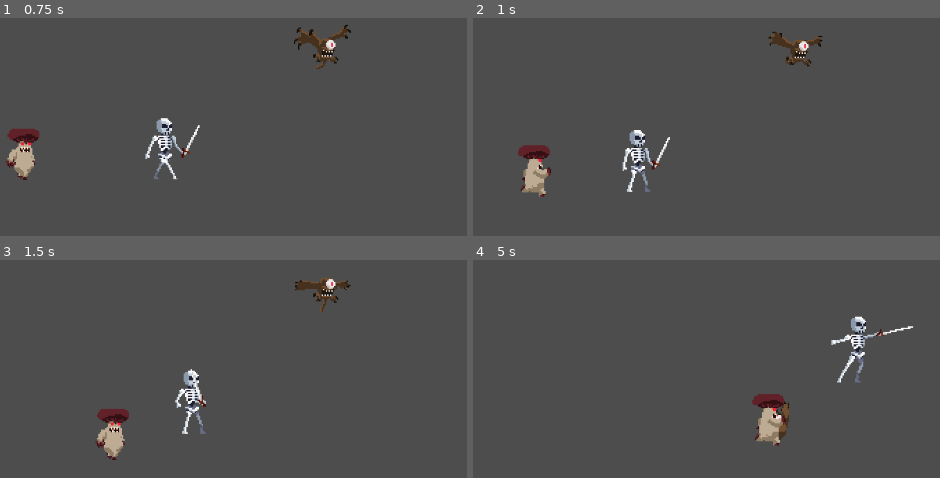
Above: before the commit, frames 1-4 (two rows, left to right).
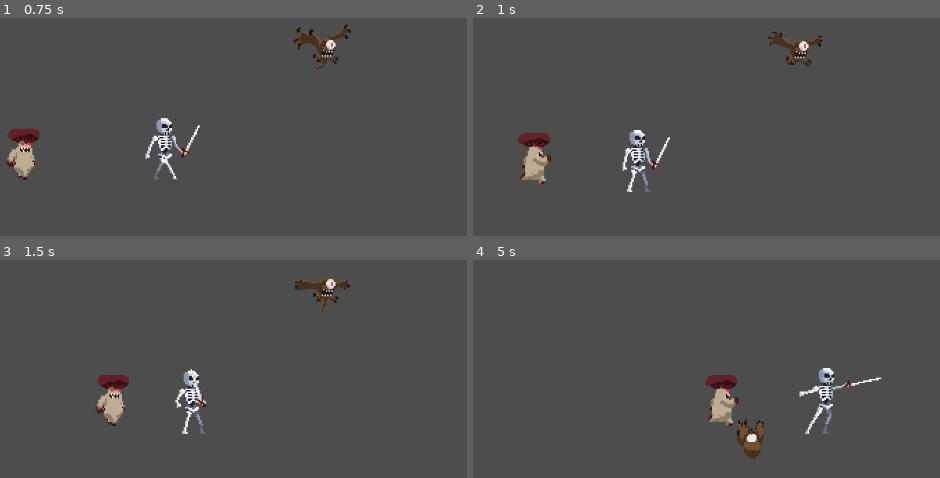
Above: after the commit, the same moments.

Repository: EdisonLing/skullsearch
Game: Godot game, scene res://scenes/menu.tscn
Two runs of this game, one before a commit and one after it. Both use one fixed random seed, a clock stepped at 60 frames per second and the inputs below.
Inputs:
- Up to frame 1 (0.75 s): click "Start" at 0.5 s
- Up to frame 2 (1 s): no input
- Up to frame 3 (1.5 s): hold Right (move_right) from 1.28 s (still down); tap E (attack) at 1.35 s
- Up to frame 4 (5 s): tap Space (jump) at 1.52, 2.27, 3.77, 4.52 s; tap E (attack) every 0.75 s from 2.1 to 4.35 s; release Right (move_right) at 2.78 s; hold A (move_left) 2.78-3.53 s; hold Right (move_right) from 3.53 s (still down)

Frame 1 is identical in both runs. In frame 2, 1.4% of the frame differs, in the area x 9-17%, y 52-83%; in frame 3, 1.8%; in frame 4, 4.8%, in the area x 49-95%, y 25-92%.

Commit message:
Update mushroom.gd

Diff:
--- a/skull-search/scripts/mushroom.gd
+++ b/skull-search/scripts/mushroom.gd
@@ -14,6 +14,8 @@
 			$AnimatedSprite2D.flip_h = false
 	else:
 		$AnimatedSprite2D.play("idle")
+	move_and_slide()
+	print("x: ",str(position.x),"   y: ", str(position.y))
 
 func _on_detection_area_body_entered(body: Node2D) -> void:
 	player = body
